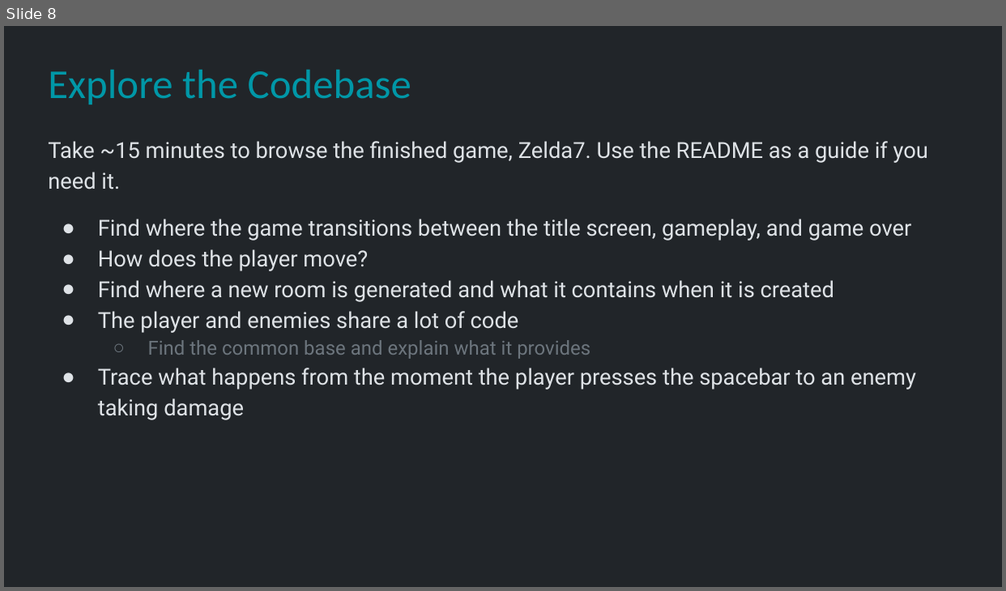
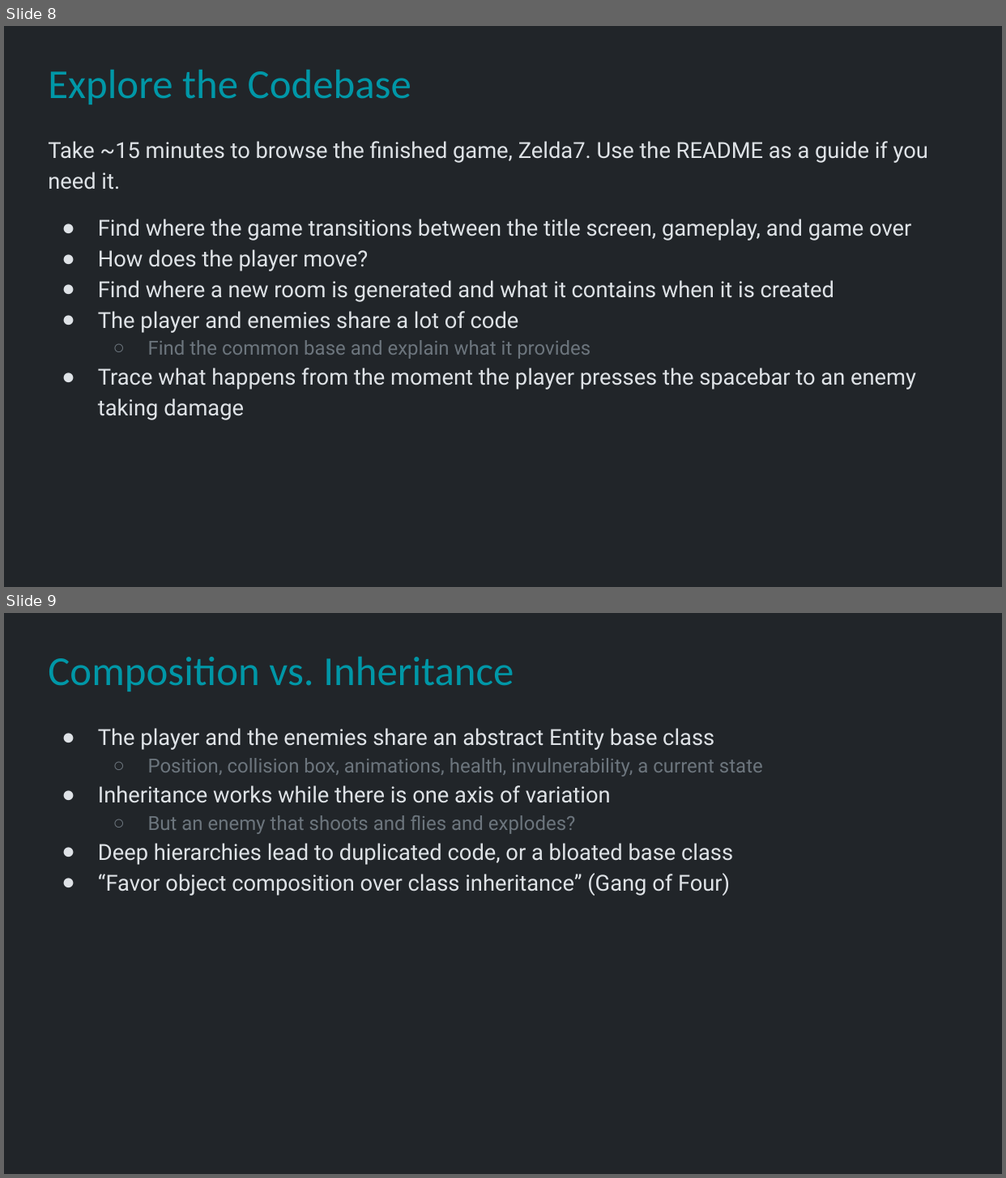
Before and after one commit to Metamate/gar, a slide deck: slides/08 The Legend of Zelda.pptx. Shown one above the other, each under a label of ours: slide 8 before the commit, slides 8 and 9 after it. The pictures are 1006x591 and 1006x1178 pixels, drawn with LibreOffice and Linux fonts; fonts in the diff are those of the drawing. Boxes give left, top, right and bottom in pixels: in the first picture for what was removed or moved away, otherwise in the second. Text is boxed around its words. In the diff, an @@ line names an element or a change of style, - is before the commit and + after.

```diff
--- a/slides/08 The Legend of Zelda.pptx
+++ b/slides/08 The Legend of Zelda.pptx
@@ slide 9 added at <box>4,613,1002,1174</box>, background #212529 @@
@@ title added at <box>48,657,513,692</box>, 29.7 pt, text #0097A7 @@
+Composition vs. Inheritance
@@ text added at <box>98,728,763,896</box>, 16 pt, text #DEE2E6 @@
+● The player and the enemies share an abstract Entity base class
+  ○ Position, collision box, animations, health, invulnerability, a current state
+● Inheritance works while there is one axis of variation
+  ○ But an enemy that shoots and flies and explodes?
+● Deep hierarchies lead to duplicated code, or a bloated base class
+● “Favor object composition over class inheritance” (Gang of Four)
```
Also in this commit, not shown: 3 slides changed, 3 other slides added, 4 other files.
